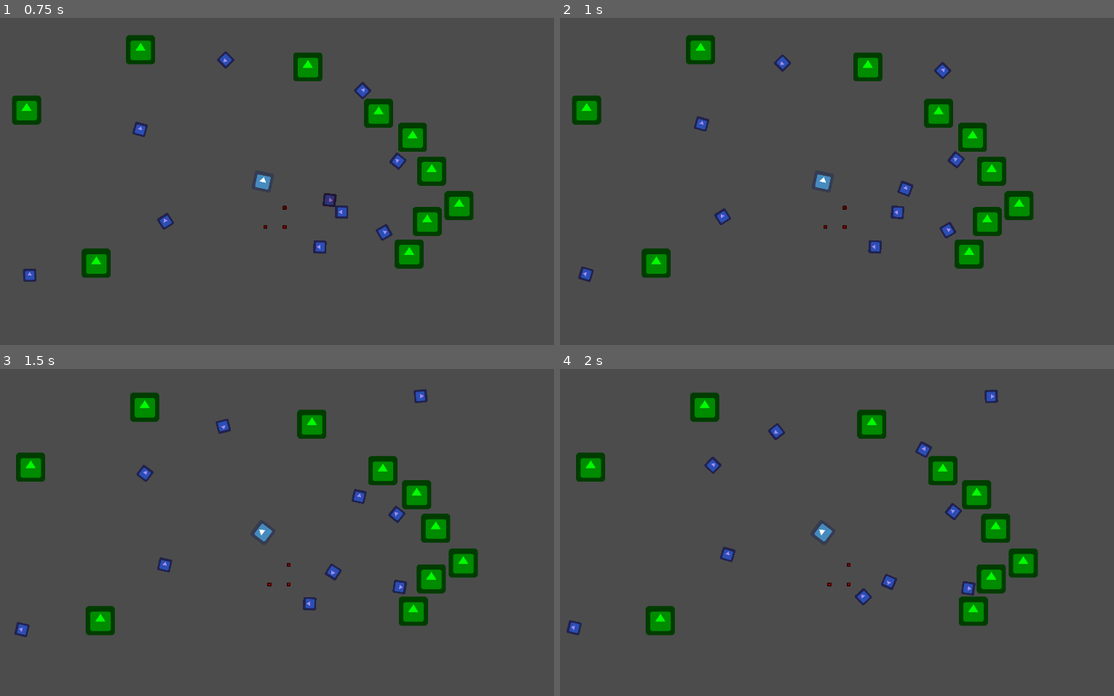
Above: before the commit, frames 1-4 (two rows, left to right).
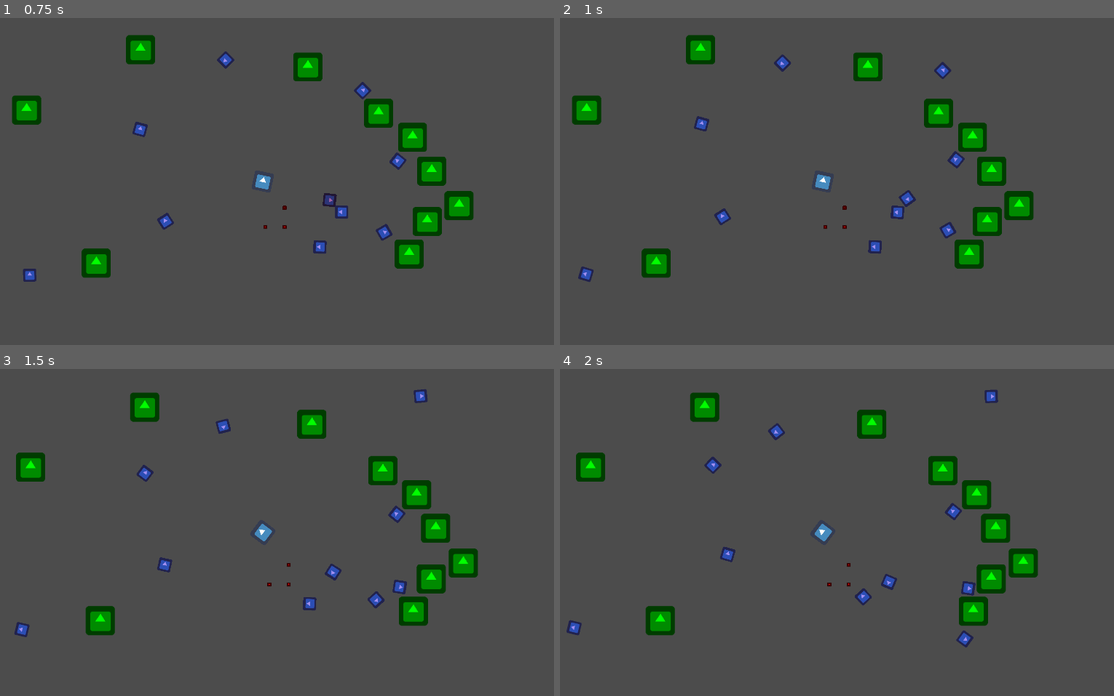
Above: after the commit, the same moments.

Repository: ebrahimebrahim/hungry_and_slow
Game: Godot game, scene res://Main.tscn
Two runs of this game, one before a commit and one after it. Both use one fixed random seed, a clock stepped at 60 frames per second and the inputs below. The engine's default icon, where the game draws it, is replaced by a stand-in: a white triangle on a blue panel in a dark square.
Inputs (mouse positions are in pixels of both pictures, inside the frame that each line leads up to):
- Up to frame 1 (0.75 s): move the mouse to (393, 165) at 0.52 s; click (393, 165) at 0.67 s
- Up to frame 2 (1 s): no input
- Up to frame 3 (1.5 s): move the mouse to (144, 548) at 1.27 s; click (144, 548) at 1.42 s
- Up to frame 4 (2 s): no input

Frame 1 is identical in both runs. In frame 2, 0.2% of the frame differs, in the area x 60-65%, y 49-58%; in frame 3, 0.2%, in the area x 60-70%, y 36-74%; in frame 4, 0.2%.

Commit message:
further improve raycasting to fix getting stuck on some edges

Diff:
--- a/hungry_and_slow/Prey.gd
+++ b/hungry_and_slow/Prey.gd
@@ -89,8 +89,8 @@
 
 
 func triple_raycast(space_state, angle : float, r : float) -> bool:
-	var extents = Vector2($CollisionShape2D.shape.extents.x,
-						  0.8 * $CollisionShape2D.shape.extents.y)
+	var extents = Vector2(1.1 * $CollisionShape2D.shape.extents.x,
+						  0.9 * $CollisionShape2D.shape.extents.y)
 	var p1 = position+(-extents).rotated(angle)
 	var p2 = position+Vector2(0,-extents.y).rotated(angle)
 	var p3 = position+(Transform2D.FLIP_Y * extents).rotated(angle)
